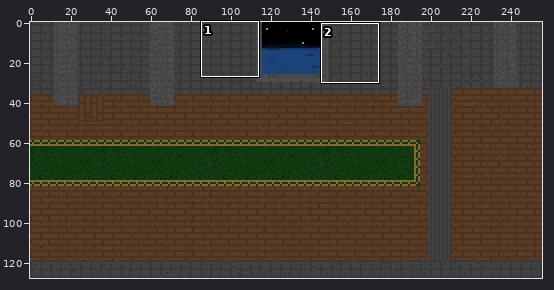
Two versions of one sprite sheet, res/images/bgacademyhall2.png. Above, an overview of the earlier version with the close-up marked.
Close-up. As it was:
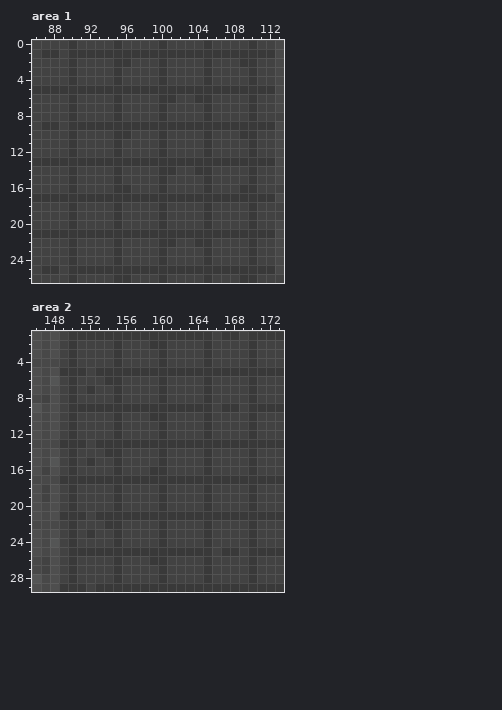
The file is 256x128 pixels. Colours within 5 levels of each other are drawn and written as one. Shown: area 1: x 86..113, y 0..26; area 2: x 146..173, y 1..29.
After the commit:
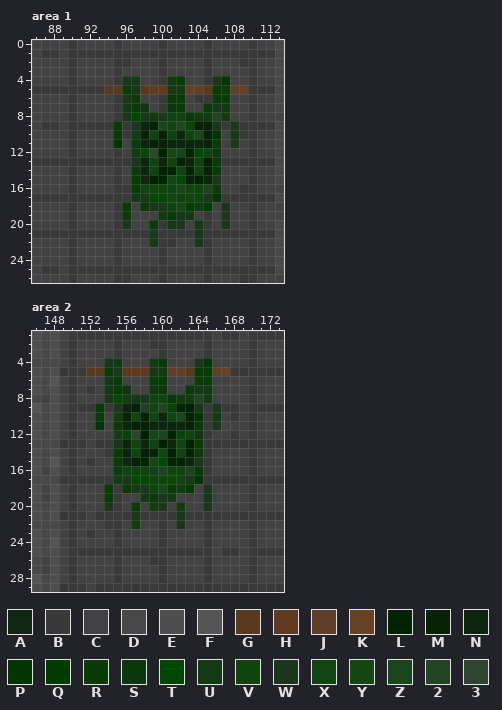
Palette (. is transparent): A #122713  B #393939  C #424242  D #484848  E #4e4e4e  F #545555  G #5a3a1f  H #603a1e  J #5f3f28  K #664125  L #012302  M #082207  N #0c250d  P #013603  Q #003c00  R #083b06  S #0d370c  T #014804  U #133b13  V #0e450c  W #1a371b  X #114413  Y #174616  Z #1b451d  2 #224622  3 #2d462d
The author wrote: [art] added a evil, demonic variant of bgacademyhall2
What changed:
Area 1:
y 4: x 96..97 CC -> WU; x 101..102 CC -> UR; x 106..107 CC -> WP
y 5: x 94..109 BBBBBBBBBBBBBBBB -> GGRWGHHWUJJGRRJK
y 6: x 96..97 CC -> WR; x 101..102 BC -> RR; x 106..107 CC -> RR
y 7: x 96..98 CCC -> URS; x 101..102 CC -> SR; x 105..107 BCC -> RWU
y 8: x 96..107 CCCCBCCCCBCC -> WTWUWVVSUU2U
y 9: x 95 B -> R; x 97..106 BBBBBBBBBB -> WNLZX2TMLW; x 108 B -> W
y 10: x 95 B -> R; x 97..106 CCCBCCCCBC -> UMVMVNVZMP; x 108 C -> U
y 11: x 95 B -> P; x 97..106 CCCBCCCCBC -> RNLMNNNNMR; x 108 C -> W
y 12: x 97..106 CCCBCCCCBC -> UT3LYZLTXS
y 13: x 97..106 BBBBBBBBBB -> WNVNVLNVLR
y 14: x 97..106 CCCBBCCBBC -> RNVLMVLVMR
y 15: x 97..106 CCCBCCCCBC -> RALLYTMLNW
y 16: x 97..106 CCCBCCCCBC -> RXVVXZVVZS
y 17: x 97..106 BBBBBBBBBB -> UWTTVVVVWP
y 18: x 96 C -> R; x 98..105 CCBCCCCB -> RWWVZRUQ; x 107 C -> W
y 19: x 96 C -> R; x 100..103 BCCC -> USWU; x 107 C -> W
y 20: x 96 C -> W; x 99 C -> R; x 101..102 CC -> UW; x 104 C -> U; x 107 C -> W
y 21: x 99 B -> W; x 104 B -> W
y 22: x 99 C -> U; x 104 B -> W
Area 2:
y 4: x 154..155 CB -> WU; x 159..160 CB -> UR; x 164..165 CB -> WP
y 5: x 152..167 CBBBBBBBBBBBBBBB -> GGRWGHHWUJJGRRJK
y 6: x 154..155 BB -> WR; x 159..160 CB -> RR; x 164..165 CB -> RR
y 7: x 154..156 CBC -> URS; x 159..160 CB -> SR; x 163..165 CCB -> RWU
y 8: x 154..165 CBCCCCBCCCCB -> WTWUWVVSUU2U
y 9: x 153 B -> R; x 155..164 BBBBBBBBBB -> WNLZX2TMLW; x 166 C -> W
y 10: x 153 C -> R; x 155..164 BCCCBBCCCC -> UMVMVNVZMP; x 166 C -> U; x 168 C -> B
y 11: x 153 C -> P; x 155..164 BCCCCBCCCC -> RNLMNNNNMR; x 166 C -> W
y 12: x 155..164 BCCCCBCCCC -> UT3LYZLTXS; x 168 C -> B
y 13: x 155..164 BBBBBBBBBB -> WNVNVLNVLR
y 14: x 155..164 BCCCCBCCCC -> RNVLMVLVMR
y 15: x 155..164 BCCCCBCCCC -> RALLYTMLNW
y 16: x 155..164 BCCCBBCCCC -> RXVVXZVVZS
y 17: x 155..164 BBBBBBBBBB -> UWTTVVVVWP
y 18: x 154 C -> R; x 156..163 CCCCBCCC -> RWWVZRUQ; x 165 B -> W
y 19: x 154 C -> R; x 158..161 CCBC -> USWU; x 165 B -> W
y 20: x 154 C -> W; x 157 C -> R; x 159..160 CB -> UW; x 162 C -> U; x 165 B -> W
y 21: x 157 B -> W; x 162 B -> W
y 22: x 157 C -> U; x 162 C -> W
Where, in picture pixels (left, top, right, bottom), the same in both close-ups:
changed: (104, 76, 248, 247)
changed: (86, 358, 239, 529)
